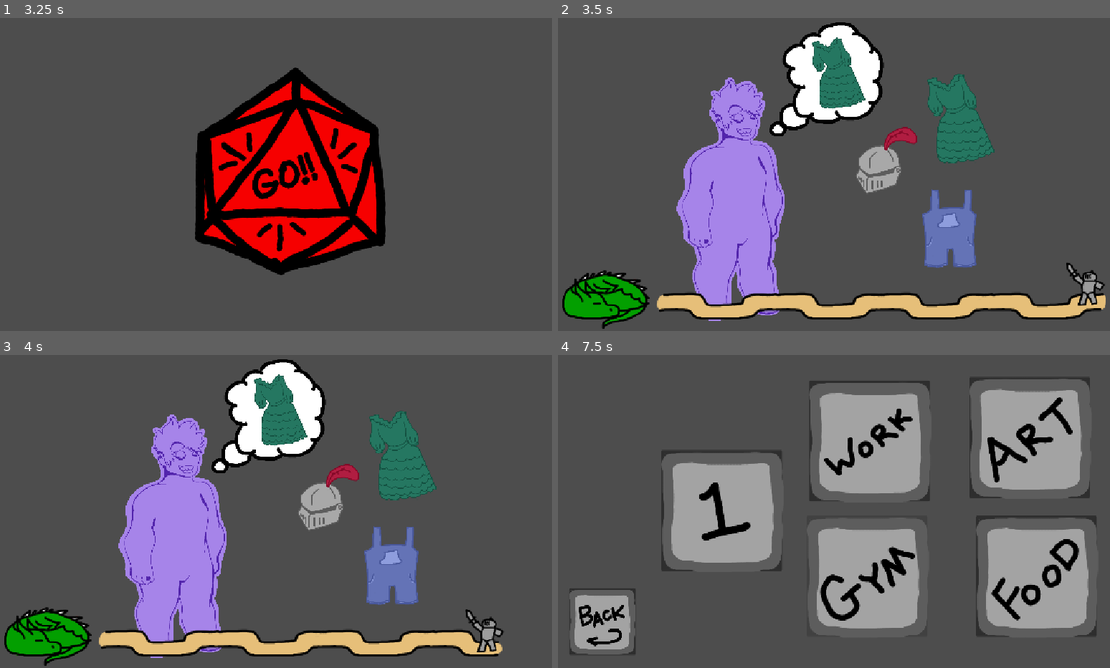
Above: before the commit, frames 1-4 (two rows, left to right).
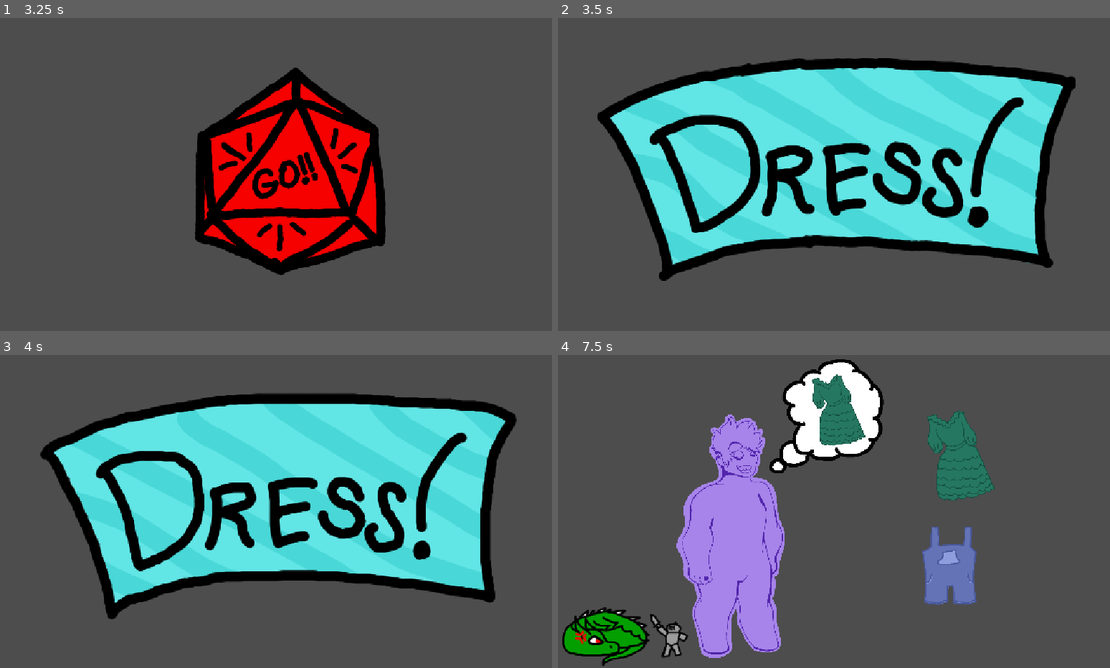
Above: after the commit, the same moments.

Repository: Sharpy796/acm-gamejam-2026
Game: Godot game, scene res://scenes/titlescreen.tscn
The game is run twice, just before and just after one commit, with the same random seed, the same clock (stepped at 60 frames per second) and the same inputs.
Inputs (mouse positions are in pixels of both pictures, inside the frame that each line leads up to):
- Up to frame 1 (3.25 s): click (358, 240) at 0.5 s; click (165, 174) at 1.25 s; tap Enter at 2 s; move the mouse to (402, 152) at 2.02 s; click (402, 152) at 2.17 s; tap Space at 2.27, 2.75, 3.02 s; move the mouse to (160, 187) at 2.77 s; click (160, 187) at 2.92 s
- Up to frame 2 (3.5 s): no input
- Up to frame 3 (4 s): move the mouse to (336, 436) at 3.52 s; click (336, 436) at 3.67 s
- Up to frame 4 (7.5 s): move the mouse to (806, 570) at 4.27 s; click (806, 570) at 4.42 s; tap Space at 4.52, 5.27, 6.02 s; move the mouse to (1005, 555) at 5.02 s; click (1005, 555) at 5.17 s; move the mouse to (662, 458) at 5.77 s; click (662, 458) at 5.92 s; move the mouse to (861, 508) at 6.52 s; click (861, 508) at 6.67 s; click (916, 577) at 7.27 s

Frame 1 is identical in both runs. In frame 2, 57% of the frame differs, in the area x 0-100%, y 1-100%; in frame 3, 57%; in frame 4, 44%.

Commit message:
feat: transition splashes implemented

Diff:
--- a/Globals.gd
+++ b/Globals.gd
@@ -1,6 +1,6 @@
 extends Node
 
-var level1Minigames: Array[String] = ["transitions/brewcoffee","transitions/lift","minigames/dressUp/minigameDressUp","minigames/typing/minigameTyping","minigames/gamble/minigameGamble"]
+var level1Minigames: Array[String] = ["transitions/brewcoffee","transitions/lift","transitions/dress","transitions/type","transitions/gamble"]
 var currentMinigame : int = 0
 var currentSpeed : int = 1
 
--- /dev/null
+++ b/scenes/transitions/dress.tscn
@@ -0,0 +1,32 @@
+[gd_scene format=3 uid="uid://cxvrhbcdg03uu"]
+
+[ext_resource type="Texture2D" uid="uid://csirl2o8fpcmk" path="res://assets/transitionsplashes/dress/dress1.png" id="1_w4lq7"]
+[ext_resource type="Texture2D" uid="uid://way2cdrj0w3e" path="res://assets/transitionsplashes/dress/dress2.png" id="2_t7cgo"]
+[ext_resource type="Script" uid="uid://cc3lbpagpiguu" path="res://scenes/transitions/transitiondress.gd" id="3_w4lq7"]
+
+[sub_resource type="SpriteFrames" id="SpriteFrames_lfxu0"]
+animations = [{
+"frames": [{
+"duration": 1.0,
+"texture": ExtResource("1_w4lq7")
+}, {
+"duration": 1.0,
+"texture": ExtResource("2_t7cgo")
+}],
+"loop": 1,
+"name": &"default",
+"speed": 5.0
+}]
+
+[node name="Node2D" type="Node2D" unique_id=130098012]
+
+[node name="AnimatedSprite2D" type="AnimatedSprite2D" parent="." unique_id=1412288358]
+position = Vector2(578, 323)
+sprite_frames = SubResource("SpriteFrames_lfxu0")
+frame_progress = 0.7832562
+speed_scale = 2.0
+script = ExtResource("3_w4lq7")
+
+[node name="Timer" type="Timer" parent="AnimatedSprite2D" unique_id=1910458744]
+
+[connection signal="timeout" from="AnimatedSprite2D/Timer" to="AnimatedSprite2D" method="_on_timer_timeout"]
--- /dev/null
+++ b/scenes/transitions/gamble.tscn
@@ -0,0 +1,32 @@
+[gd_scene format=3 uid="uid://dkh11d6y1amrs"]
+
+[ext_resource type="Texture2D" uid="uid://bdcsrd5wygsig" path="res://assets/transitionsplashes/gamble/gamblesplash1.png" id="1_jutce"]
+[ext_resource type="Texture2D" uid="uid://d0wtc3ypf3glj" path="res://assets/transitionsplashes/gamble/gamblesplash2.png" id="2_sqic5"]
+[ext_resource type="Script" uid="uid://cy1wmhuf2kdum" path="res://scenes/transitions/transitiongamble.gd" id="3_jutce"]
+
+[sub_resource type="SpriteFrames" id="SpriteFrames_lfxu0"]
+animations = [{
+"frames": [{
+"duration": 1.0,
+"texture": ExtResource("1_jutce")
+}, {
+"duration": 1.0,
+"texture": ExtResource("2_sqic5")
+}],
+"loop": 1,
+"name": &"default",
+"speed": 5.0
+}]
+
+[node name="Node2D" type="Node2D" unique_id=130098012]
+
+[node name="AnimatedSprite2D" type="AnimatedSprite2D" parent="." unique_id=1412288358]
+position = Vector2(578, 323)
+sprite_frames = SubResource("SpriteFrames_lfxu0")
+frame_progress = 0.9749294
+speed_scale = 2.0
+script = ExtResource("3_jutce")
+
+[node name="Timer" type="Timer" parent="AnimatedSprite2D" unique_id=1910458744]
+
+[connection signal="timeout" from="AnimatedSprite2D/Timer" to="AnimatedSprite2D" method="_on_timer_timeout"]
--- /dev/null
+++ b/scenes/transitions/transitiondress.gd
@@ -0,0 +1,20 @@
+extends AnimatedSprite2D
+
+@onready var timer: Timer = get_node("Timer")
+
+# Called when the node enters the scene tree for the first time.
+func _ready() -> void:
+	timer.wait_time = 1*Globals.getTimerAdjustment()
+	timer.one_shot = false
+	timer.start()
+	speed_scale = 1.0/Globals.getTimerAdjustment()
+	play()
+
+
+# Called every frame. 'delta' is the elapsed time since the previous frame.
+func _process(delta: float) -> void:
+	pass
+
+
+func _on_timer_timeout() -> void:
+	get_tree().change_scene_to_file("res://scenes/minigames/dressUp/minigameDressUp.tscn")
--- /dev/null
+++ b/scenes/transitions/transitiongamble.gd
@@ -0,0 +1,20 @@
+extends AnimatedSprite2D
+
+@onready var timer: Timer = get_node("Timer")
+
+# Called when the node enters the scene tree for the first time.
+func _ready() -> void:
+	timer.wait_time = 1*Globals.getTimerAdjustment()
+	timer.one_shot = false
+	timer.start()
+	speed_scale = 1.0/Globals.getTimerAdjustment()
+	play()
+
+
+# Called every frame. 'delta' is the elapsed time since the previous frame.
+func _process(delta: float) -> void:
+	pass
+
+
+func _on_timer_timeout() -> void:
+	get_tree().change_scene_to_file("res://scenes/minigames/gamble/minigameGamble.tscn")
--- /dev/null
+++ b/scenes/transitions/transitiontype.gd
@@ -0,0 +1,20 @@
+extends AnimatedSprite2D
+
+@onready var timer: Timer = get_node("Timer")
+
+# Called when the node enters the scene tree for the first time.
+func _ready() -> void:
+	timer.wait_time = 1*Globals.getTimerAdjustment()
+	timer.one_shot = false
+	timer.start()
+	speed_scale = 1.0/Globals.getTimerAdjustment()
+	play()
+
+
+# Called every frame. 'delta' is the elapsed time since the previous frame.
+func _process(delta: float) -> void:
+	pass
+
+
+func _on_timer_timeout() -> void:
+	get_tree().change_scene_to_file("res://scenes/minigames/typing/minigameTyping.tscn")
--- /dev/null
+++ b/scenes/transitions/type.tscn
@@ -0,0 +1,33 @@
+[gd_scene format=3 uid="uid://bgbj4m3vj1bgd"]
+
+[ext_resource type="Texture2D" uid="uid://o1olqhxbdjxt" path="res://assets/transitionsplashes/type/type1.png" id="1_hloah"]
+[ext_resource type="Texture2D" uid="uid://cuw2incde3ije" path="res://assets/transitionsplashes/type/type2.png" id="2_6ni0y"]
+[ext_resource type="Script" uid="uid://b6ehcrotunyad" path="res://scenes/transitions/transitiontype.gd" id="3_hloah"]
+
+[sub_resource type="SpriteFrames" id="SpriteFrames_lfxu0"]
+animations = [{
+"frames": [{
+"duration": 1.0,
+"texture": ExtResource("1_hloah")
+}, {
+"duration": 1.0,
+"texture": ExtResource("2_6ni0y")
+}],
+"loop": 1,
+"name": &"default",
+"speed": 5.0
+}]
+
+[node name="Node2D" type="Node2D" unique_id=130098012]
+
+[node name="AnimatedSprite2D" type="AnimatedSprite2D" parent="." unique_id=1412288358]
+position = Vector2(578, 323)
+scale = Vector2(1.132653, 1.1326531)
+sprite_frames = SubResource("SpriteFrames_lfxu0")
+frame_progress = 0.92319286
+speed_scale = 2.0
+script = ExtResource("3_hloah")
+
+[node name="Timer" type="Timer" parent="AnimatedSprite2D" unique_id=1910458744]
+
+[connection signal="timeout" from="AnimatedSprite2D/Timer" to="AnimatedSprite2D" method="_on_timer_timeout"]
Not shown, added: scenes/transitions/transitiondress.gd.uid
Not shown, added: scenes/transitions/transitiongamble.gd.uid
Not shown, added: scenes/transitions/transitiontype.gd.uid
